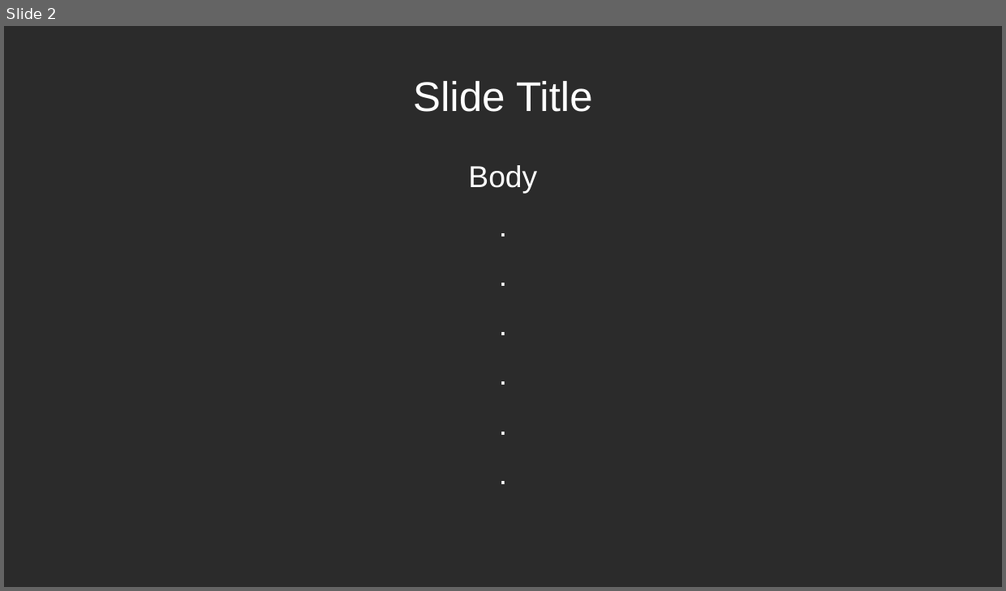
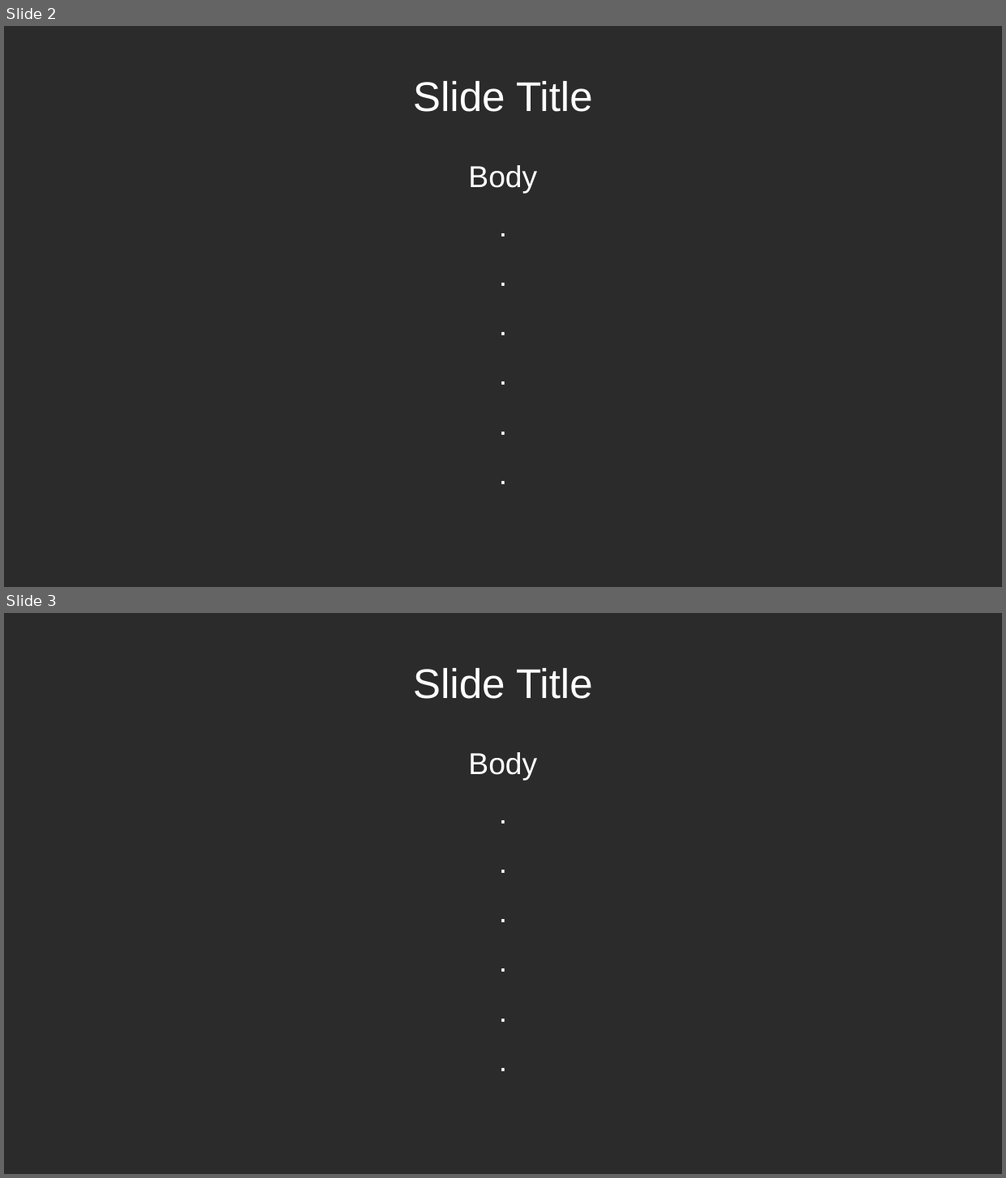
Before and after one commit to Kaisa-Marysia/Fireshonks23, a slide deck: Presentation/F23-Template-OpenOffice.odp. Shown one above the other, each under a label of ours: slide 2 before the commit, slides 2 and 3 after it. The pictures are 1006x591 and 1006x1178 pixels, drawn with LibreOffice and Linux fonts; fonts in the diff are those of the drawing; background and template pictures are left out; a plain dark background stands for a picture behind light text. Boxes give left, top, right and bottom in pixels: in the first picture for what was removed or moved away, otherwise in the second. Text is boxed around its words. In the diff, an @@ line names an element or a change of style, - is before the commit and + after.

```diff
--- a/Presentation/F23-Template-OpenOffice.odp
+++ b/Presentation/F23-Template-OpenOffice.odp
@@ slide 3 added at box(4, 613, 1002, 1174), background picture (left out) @@
@@ title added at box(413, 668, 593, 699), 33 pt, text #FFFFFF @@
+Slide Title
@@ text added at box(468, 752, 537, 781), 24 pt, text #FFFFFF @@
+Body
+.
+.
+.
+.
+.
+.
```
Also in this commit, not shown: 1 other file.
